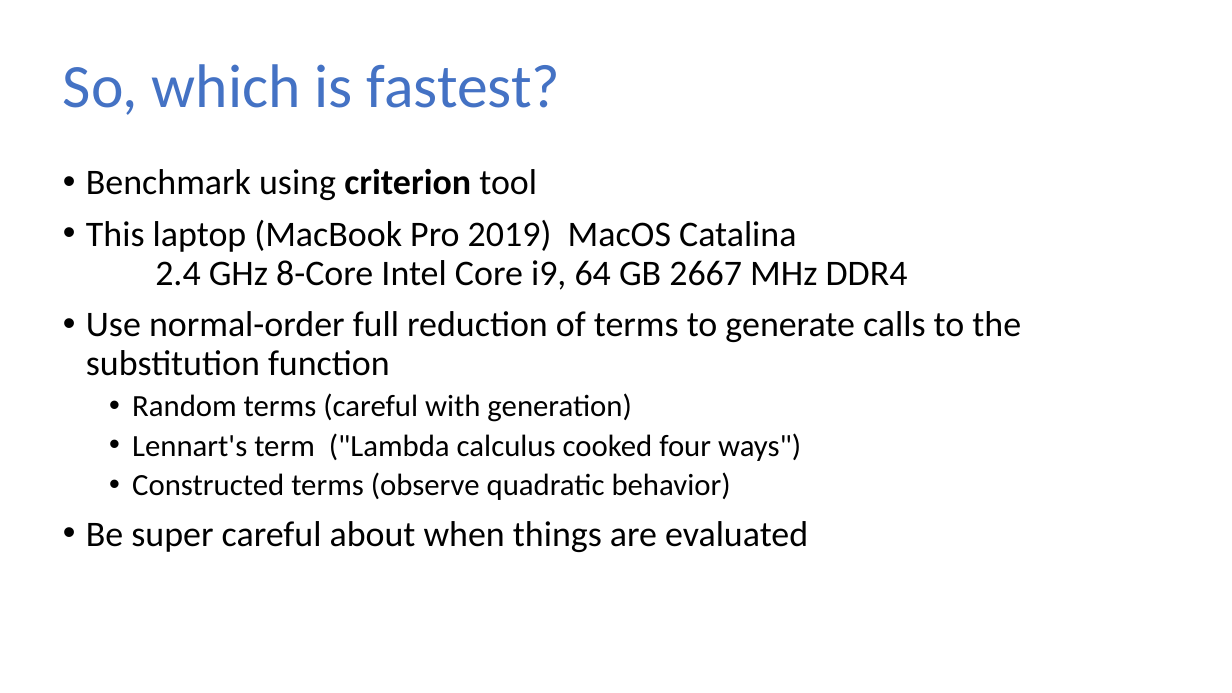
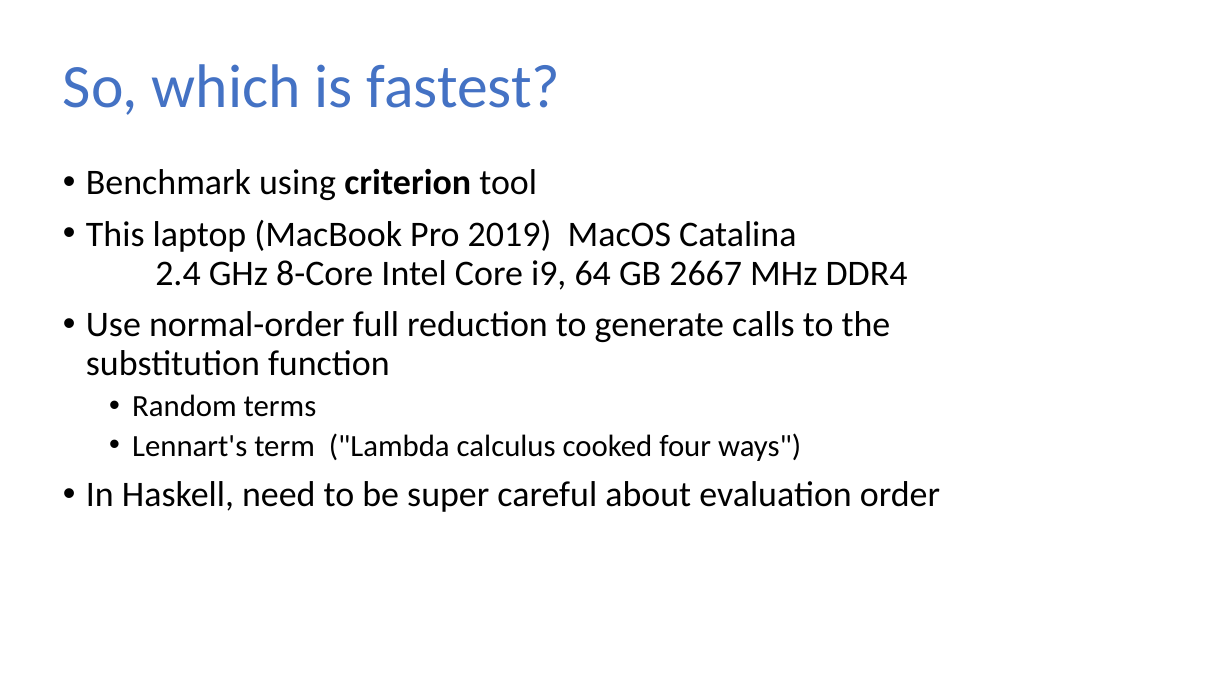
Before and after one commit to sweirich/lambda-n-ways, a slide deck: slide 24 of plclub-2021.pptx. Drawn at 1232x693 pixels with LibreOffice and Linux fonts; fonts in the diff are those of the drawing. Boxes give left, top, right and bottom in pixels: in the first picture for what was removed or moved away, otherwise in the second. Text is boxed around its words. In the diff, an @@ line names an element or a change of style, - is before the commit and + after.

```diff
--- a/plclub-2021.pptx
+++ b/plclub-2021.pptx
@@ text at bbox=[86, 311, 891, 417]: text changed @@
-• Use normal-order full reduction of terms to generate calls to the substitution function
-  • Random terms (careful with generation)
+• Use normal-order full reduction to generate calls to the substitution function
+  • Random terms
@@ text at bbox=[86, 481, 940, 512]: text changed; size 18 to 21 pt @@
-  • Constructed terms (observe quadratic behavior)
-• Be super careful about when things are evaluated
+• In Haskell, need to be super careful about evaluation order
```
Also in this commit, not shown: 16 other slides changed, 3 slides added, 13 slides removed, 34 other files.
